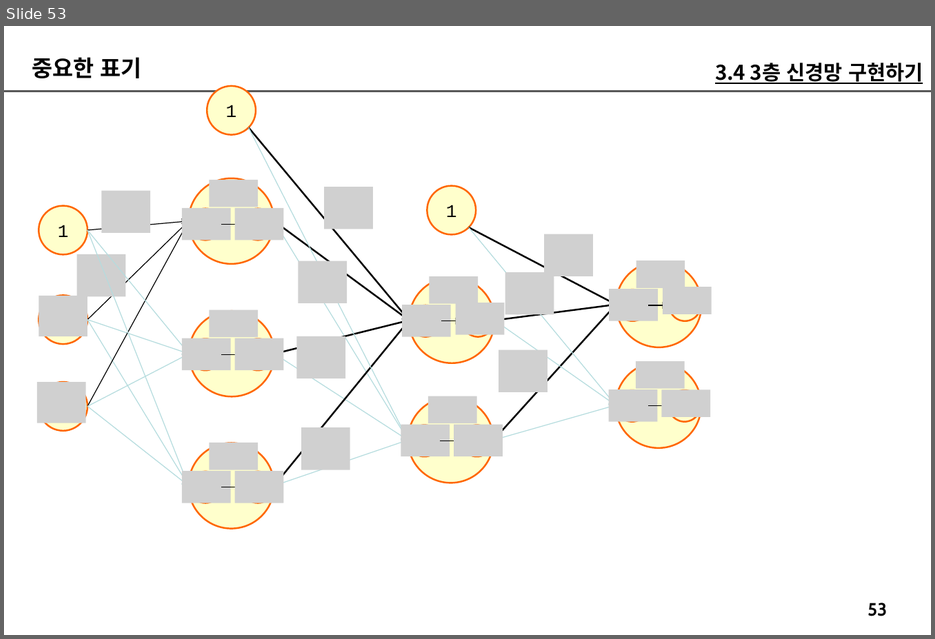
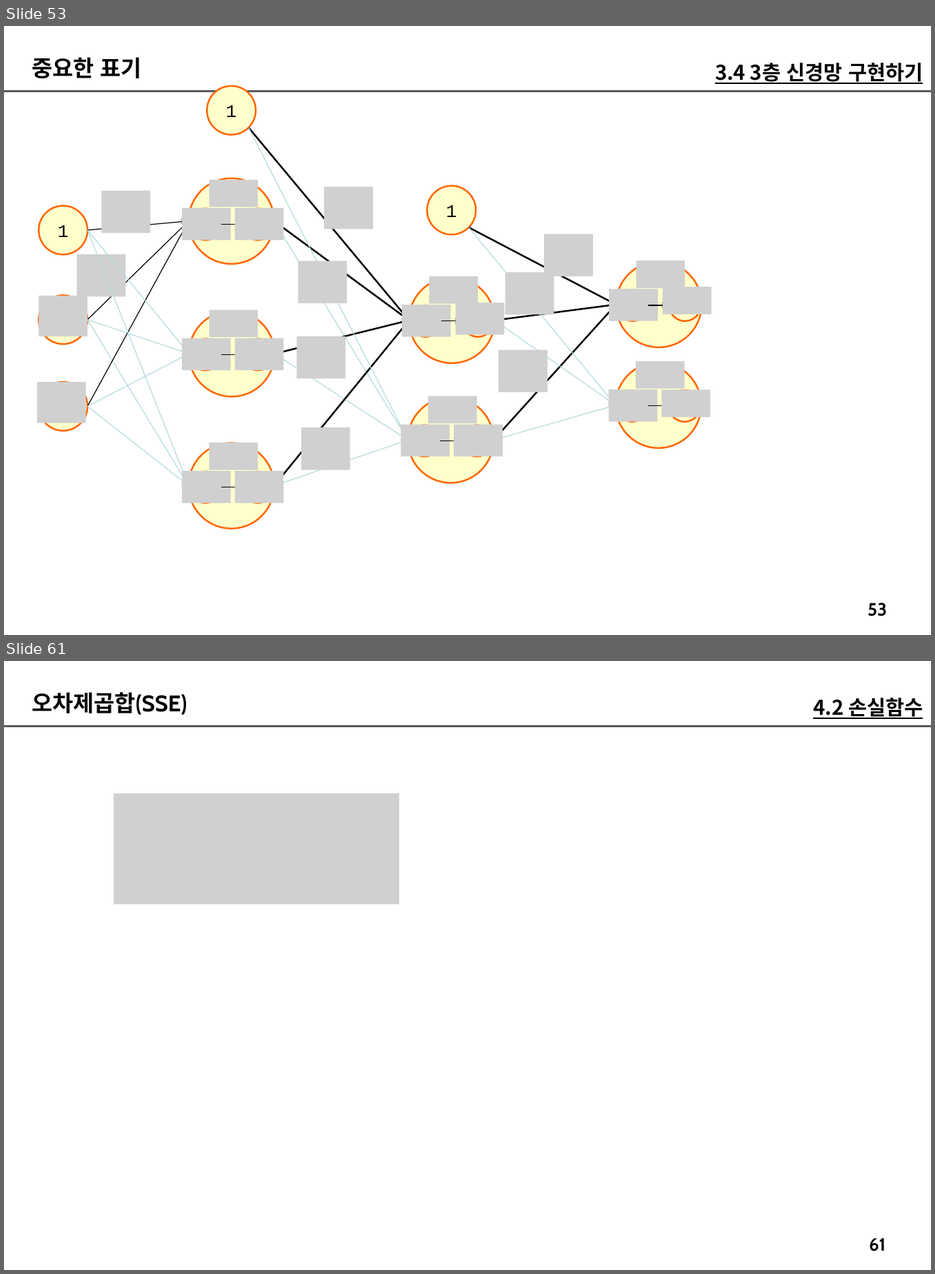
Before and after one commit to imguru-mooc/AI_Basic, a slide deck: 인공지능_2(판서).pptx. Shown one above the other, each under a label of ours: slide 53 before the commit, slides 53 and 61 after it; the slides between them are not shown. The pictures are 935x639 and 935x1274 pixels, drawn with LibreOffice and Linux fonts; fonts in the diff are those of the drawing; grey boxes stand for pictures. Boxes give left, top, right and bottom in pixels: in the first picture for what was removed or moved away, otherwise in the second. Text is boxed around its words. In the diff, an @@ line names an element or a change of style, - is before the commit and + after.

```diff
--- a/인공지능_2(판서).pptx
+++ b/인공지능_2(판서).pptx
@@ slide 61 added at (x1=4, y1=661, x2=931, y2=1270), background #FFFFFF; not listed: 2 template elements that a slide beside it also shows @@
@@ text added at (x1=32, y1=692, x2=187, y2=715), 20 pt, text #000000, bold @@
+오차제곱합(SSE)
@@ text added at (x1=813, y1=698, x2=923, y2=719), 18 pt, text #000000, bold, underline @@
+4.2 손실함수
@@ picture added at (x1=114, y1=793, x2=399, y2=905) @@
```
Also in this commit, not shown: 7 slides changed, 16 other slides added.
